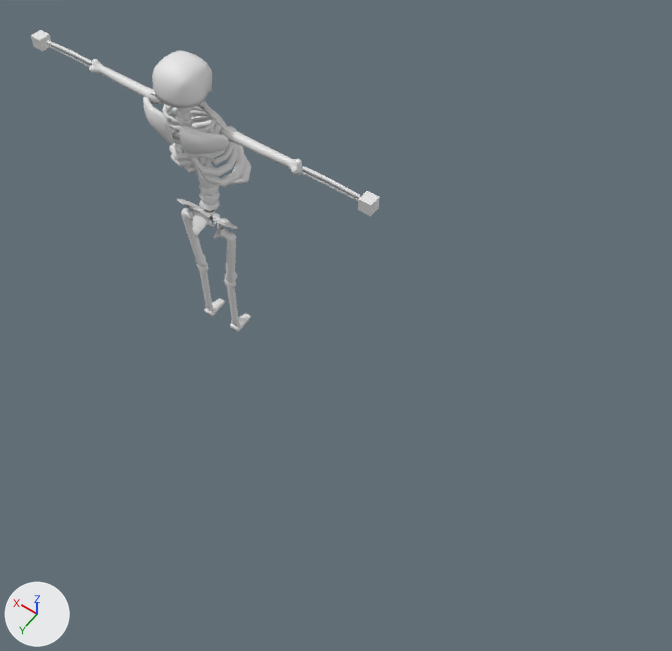
Renders of the glTF model 3DObjects/Skeletoni.glb from each side of a commit.
The view is the same before and after, from a 50 mm lens placed at (-15.12, 14.31, 25.9), pointed at (-5.52, 0.88, 4.79). Every picture has the same lights, and +X, +Y and +Z are marked at lower left. Mesh edges are drawn as thin lines on the coarser meshes.
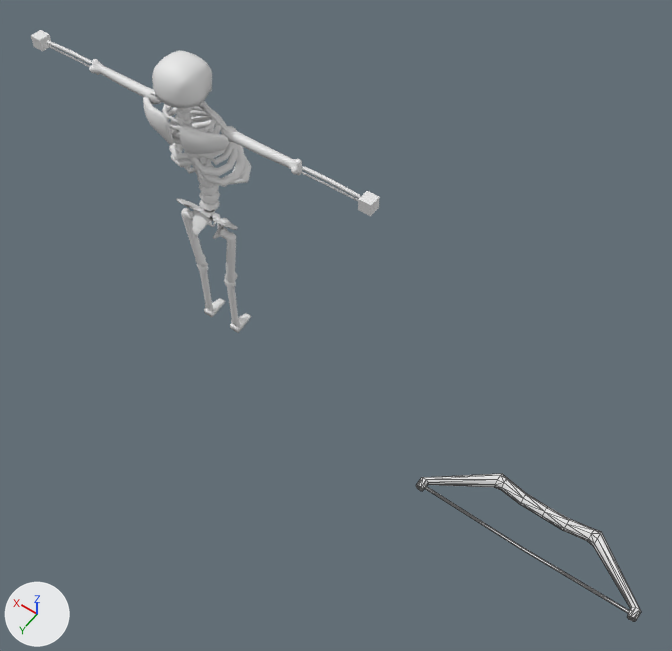
What differs and where, as boxes [x1, y1, x2, y2] in the pictures (672 x 651 px):
'Cube.001', added: after [416, 474, 641, 621]

The change, as a diff of the scene's bpy script:
```diff
--- a/3DObjects/Skeletoni.glb.py
+++ b/3DObjects/Skeletoni.glb.py
@@ me_cube_001 @@
+me_cube_001.from_pydata(...)  # 100 vertices, 200 faces; spans x -16.41..-9.02, y -0.35..1.54, z -0.24..0.24
@@ ob_cube_001 @@
+ob_cube_001 = bpy.data.objects.new('Cube.001', me_cube_001)
+ob_cube_001.location = (0.0, 0.0, 0.0)
```
